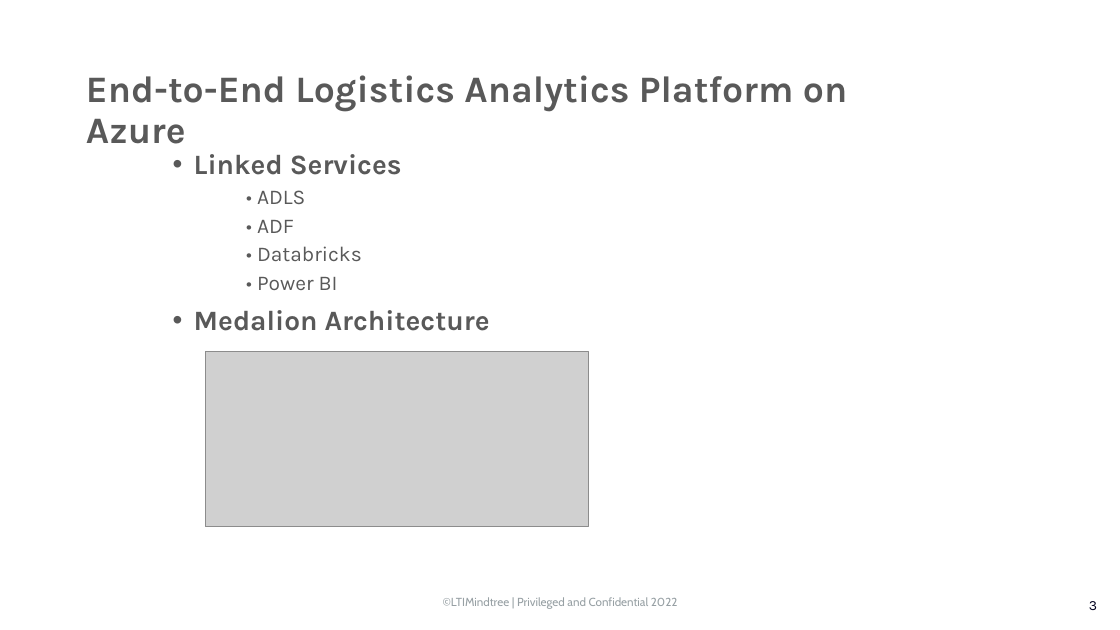
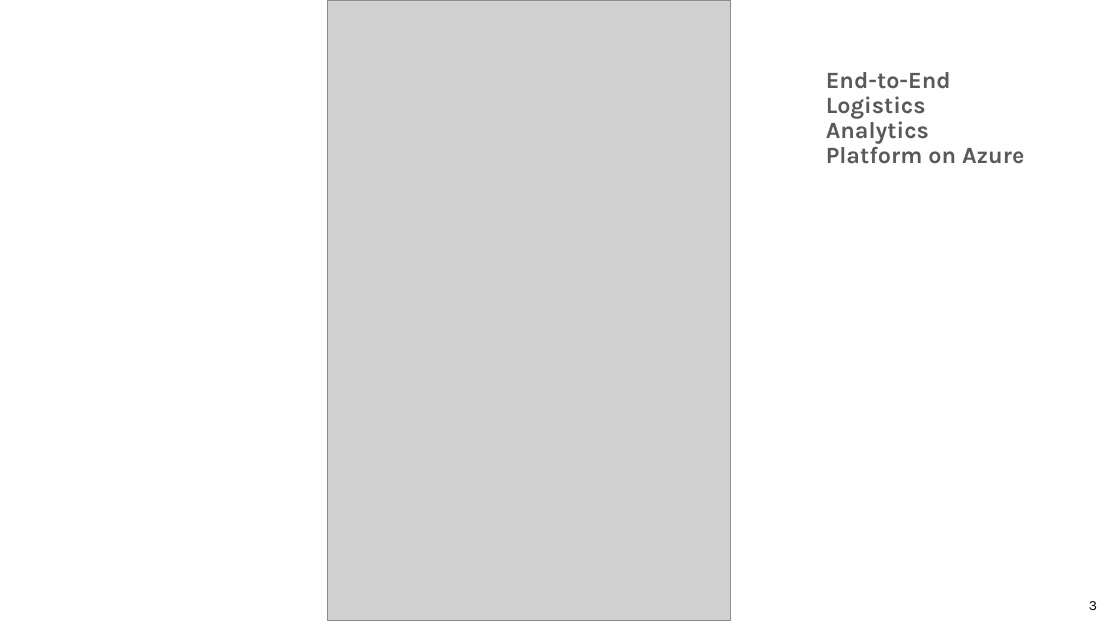
Before and after one commit to Drupad-DeV/Logistics-CAP, a slide deck: slide 3 of Logistics Cost & Delivery Analytics (ADLS +.pptx. Drawn at 1120x630 pixels with LibreOffice and Linux fonts; fonts in the diff are those of the drawing; grey boxes stand for pictures; background and template pictures are left out. Boxes give left, top, right and bottom in pixels: in the first picture for what was removed or moved away, otherwise in the second. Text is boxed around its words. In the diff, an @@ line names an element or a change of style, - is before the commit and + after.

```diff
--- a/Logistics Cost & Delivery Analytics (ADLS +.pptx
+++ b/Logistics Cost & Delivery Analytics (ADLS +.pptx
@@ picture added at [328,0,731,620] @@
@@ text "End-to-End Logistics Analytics Platform on ...": place and size @@
-text "End-to-End Logistics Analytics Platform on ..." at [86,75,847,144]
+text "End-to-End Logistics Analytics Platform on ..." at [826,72,1024,164]
@@ text "End-to-End Logistics Analytics Platform on ..." at [826,72,1024,164]: size 32 to 20 pt @@
@@ text removed at [194,154,490,331] @@
-• Linked Services
-    • ADLS
-    • ADF
-    • Databricks
-    • Power BI
-• Medalion Architecture
@@ picture removed at [205,351,588,527] @@
```
Also in this commit, not shown: 6 other slides changed, 4 slides added, 12 slides removed.
